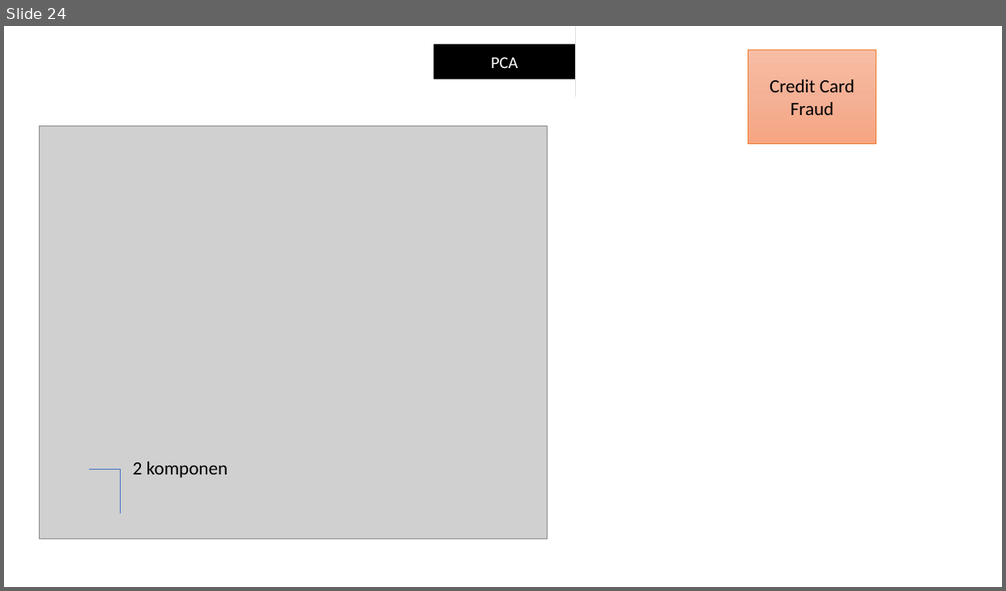
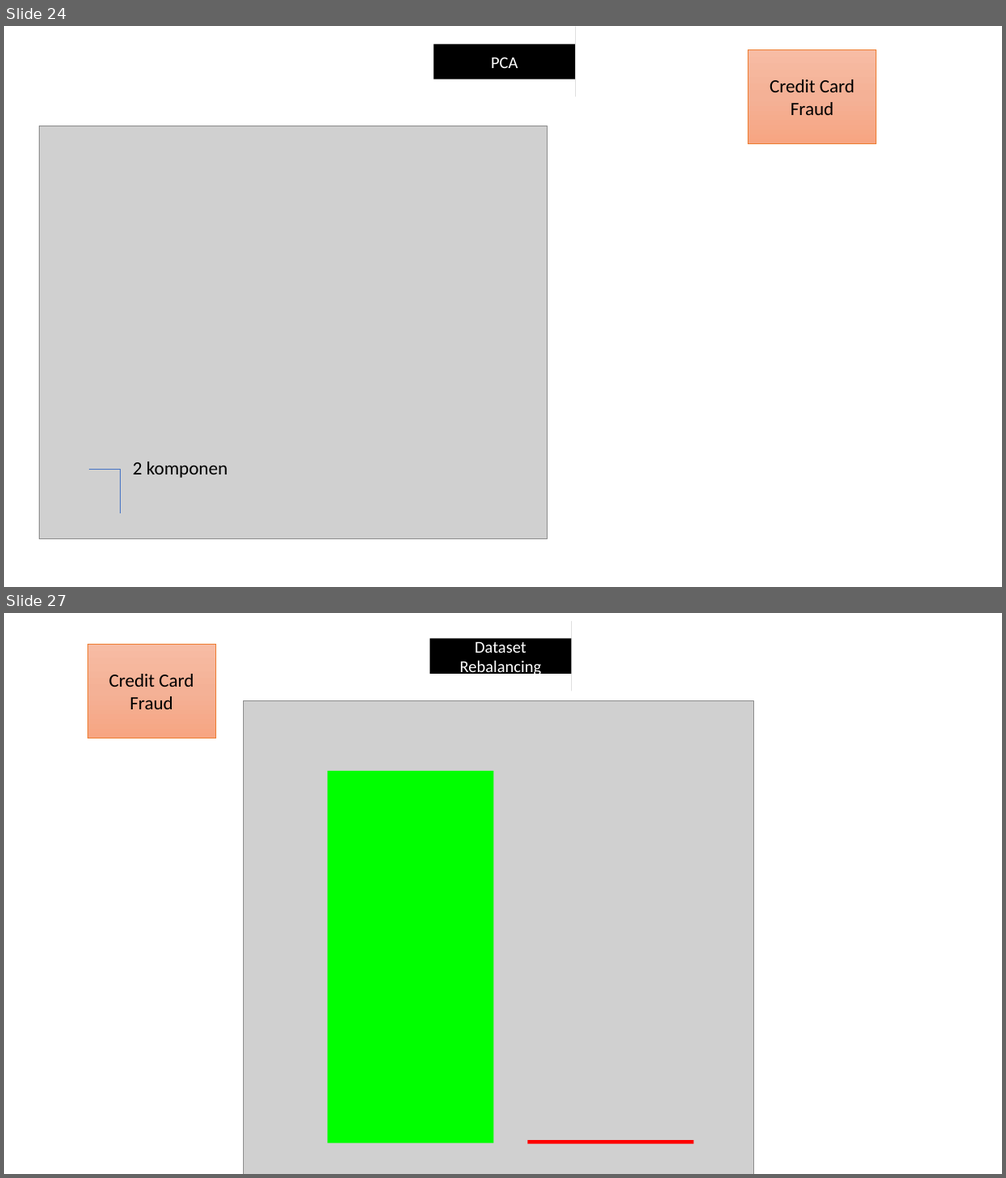
Before and after one commit to zkgz/skripsi, a slide deck: skripsi/Skripsi Pro/Presentation1.pptx. Shown one above the other, each under a label of ours: slide 24 before the commit, slides 24 and 27 after it; the slides between them are not shown. The pictures are 1006x591 and 1006x1178 pixels, drawn with LibreOffice and Linux fonts; fonts in the diff are those of the drawing; grey boxes stand for pictures. Boxes give left, top, right and bottom in pixels: in the first picture for what was removed or moved away, otherwise in the second. Text is boxed around its words. In the diff, an @@ line names an element or a change of style, - is before the commit and + after.

```diff
--- a/skripsi/Skripsi Pro/Presentation1.pptx
+++ b/skripsi/Skripsi Pro/Presentation1.pptx
@@ slide 27 added at (4, 613, 1002, 1174), background #FFFFFF @@
@@ right arrow added at (430, 621, 572, 692), fill #000000, 16 pt, text #FFFFFF @@
+Dataset Rebalancing
@@ rectangle added at (88, 645, 216, 738), fill gradient #F7BDA5 to #F5B196 to #F8A582, outline #ED7D31 0.5 pt, 18 pt, text #000000 @@
+Credit Card Fraud
@@ picture added at (244, 701, 754, 1174) @@
@@ rectangle added at (327, 771, 493, 1144), fill #00FF00 @@
@@ rectangle added at (528, 1141, 694, 1144), fill #FF0000 @@
```
Also in this commit, not shown: 1 slide changed, 10 other slides added.
